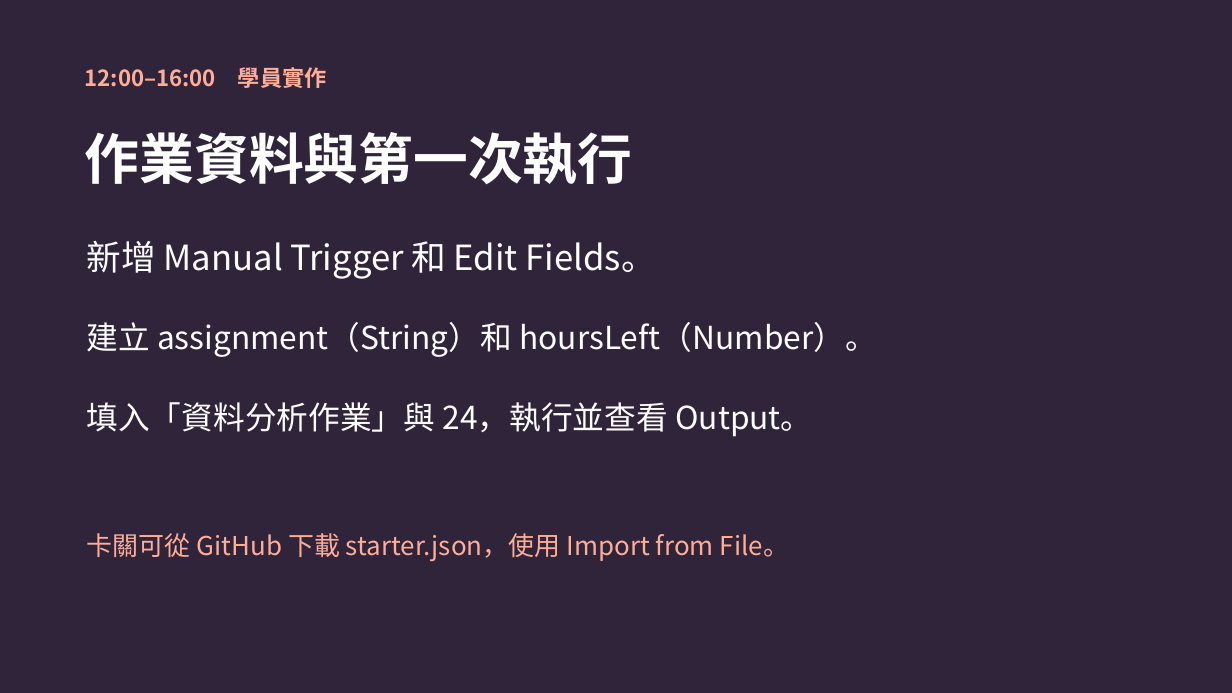
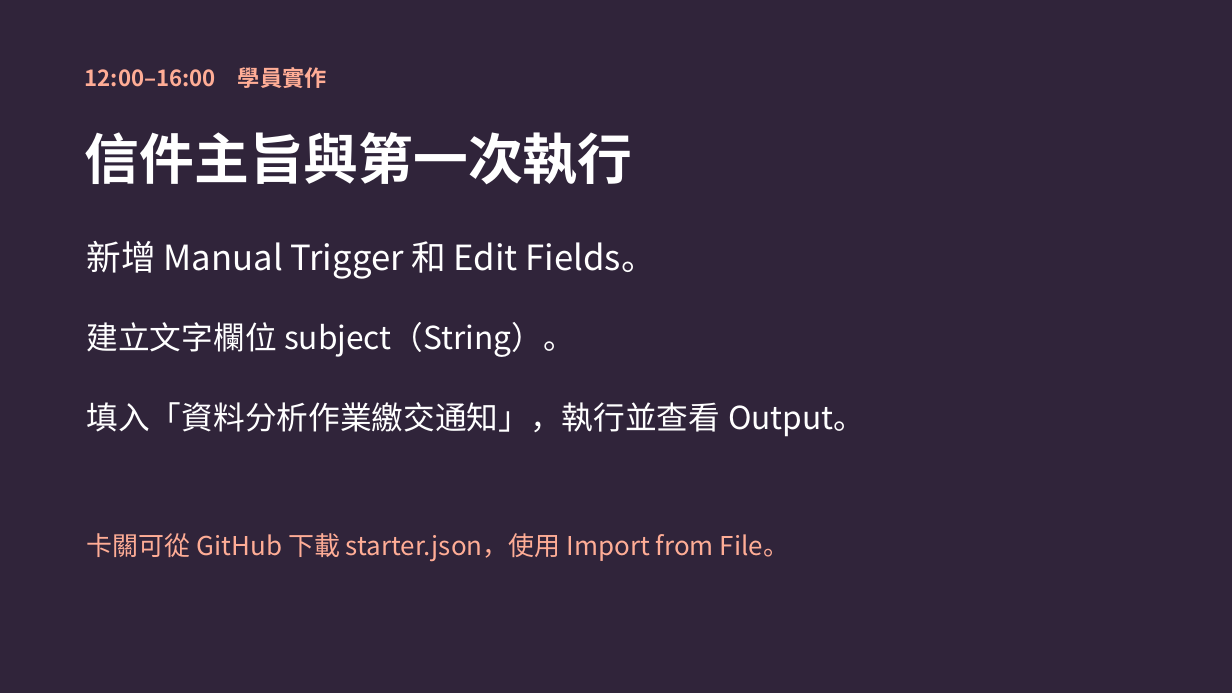
Before and after one commit to robylin829/n8n-30min-workshop, a slide deck: slide 4 of slides/n8n-30min-workshop.pptx. Drawn at 1232x693 pixels with LibreOffice and Linux fonts; fonts in the diff are those of the drawing. Boxes give left, top, right and bottom in pixels: in the first picture for what was removed or moved away, otherwise in the second. Text is boxed around its words. In the diff, an @@ line names an element or a change of style, - is before the commit and + after.

```diff
--- a/slides/n8n-30min-workshop.pptx
+++ b/slides/n8n-30min-workshop.pptx
@@ text at (85, 132, 633, 184): text changed @@
-作業資料與第一次執行
+信件主旨與第一次執行
@@ text at (87, 322, 575, 357): text changed @@
-建立 assignment（String）和 hoursLeft（Number）。
+建立文字欄位 subject（String）。
@@ text at (87, 402, 865, 437): text changed @@
-填入「資料分析作業」與 24，執行並查看 Output。
+填入「資料分析作業繳交通知」，執行並查看 Output。
```
Also in this commit, not shown: 6 other slides changed, 5 other files.
